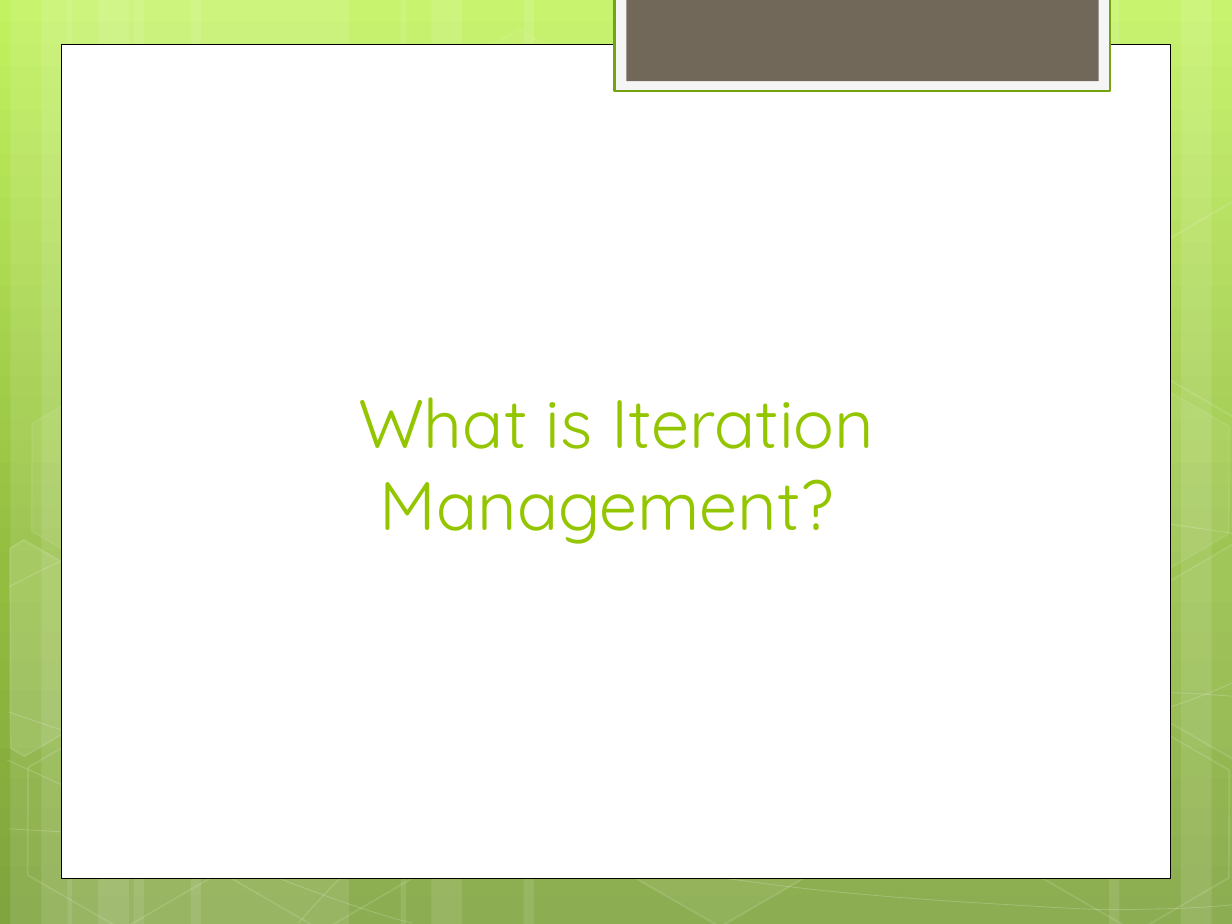
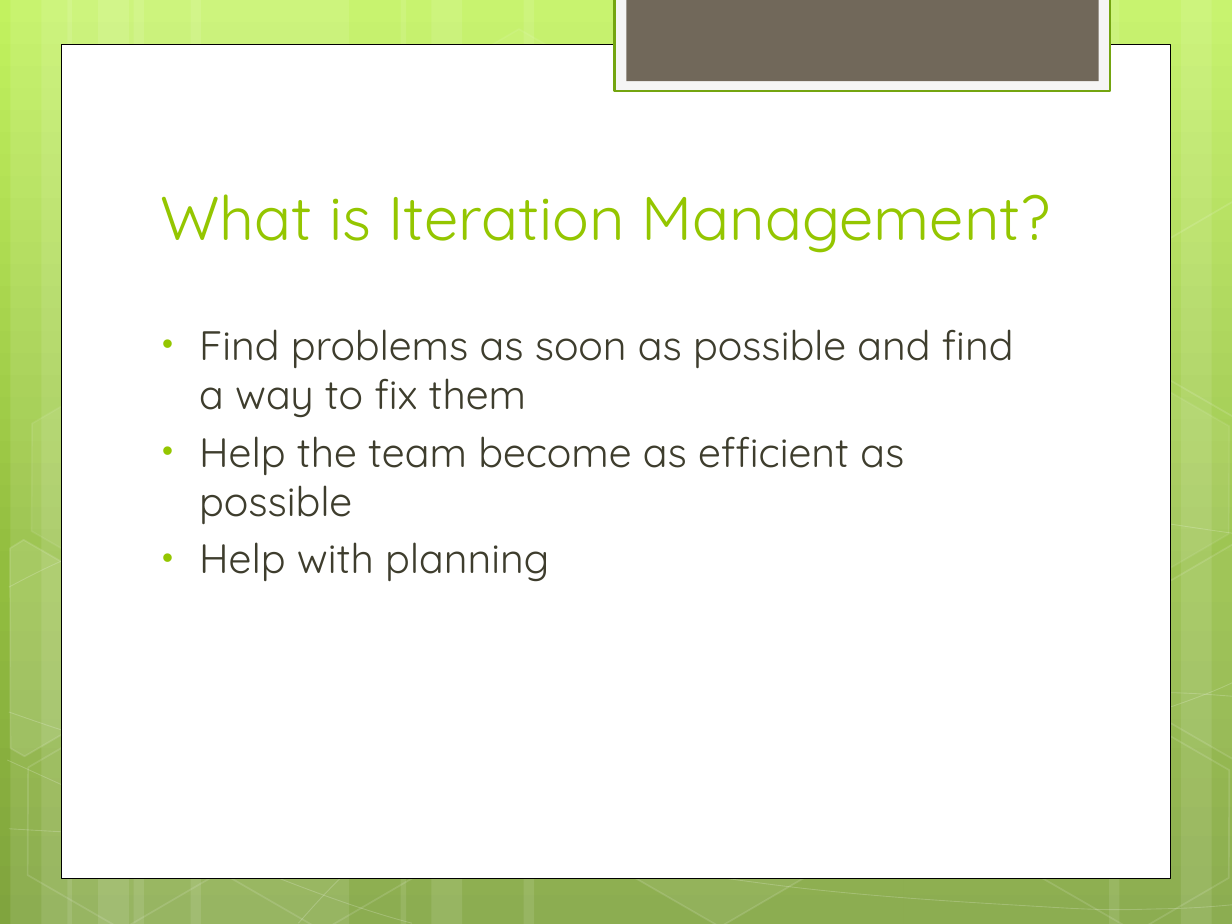
Before and after one commit to JonKruger/iteration-management, a slide deck: slide 2 of Iteration Management - Your Key to Predictable Delivery.pptx. Drawn at 1232x924 pixels with LibreOffice and Linux fonts; fonts in the diff are those of the drawing. Boxes give left, top, right and bottom in pixels: in the first picture for what was removed or moved away, otherwise in the second. Text is boxed around its words. In the diff, an @@ line names an element or a change of style, - is before the commit and + after.

Commit message:
changes

```diff
--- a/Iteration Management - Your Key to Predictable Delivery.pptx
+++ b/Iteration Management - Your Key to Predictable Delivery.pptx
@@ title "What is Iteration Management?": place and size @@
-title "What is Iteration Management?" at bbox=[358, 397, 874, 544]
+title "What is Iteration Management?" at bbox=[160, 194, 1051, 253]
@@ title "What is Iteration Management?" at bbox=[160, 194, 1051, 253]: size 40 to 36 pt @@
@@ text added at bbox=[199, 329, 1014, 582], 24 pt, text #3E3D2D @@
+• Find problems as soon as possible and find a way to fix them
+• Help the team become as efficient as possible
+• Help with planning
```
